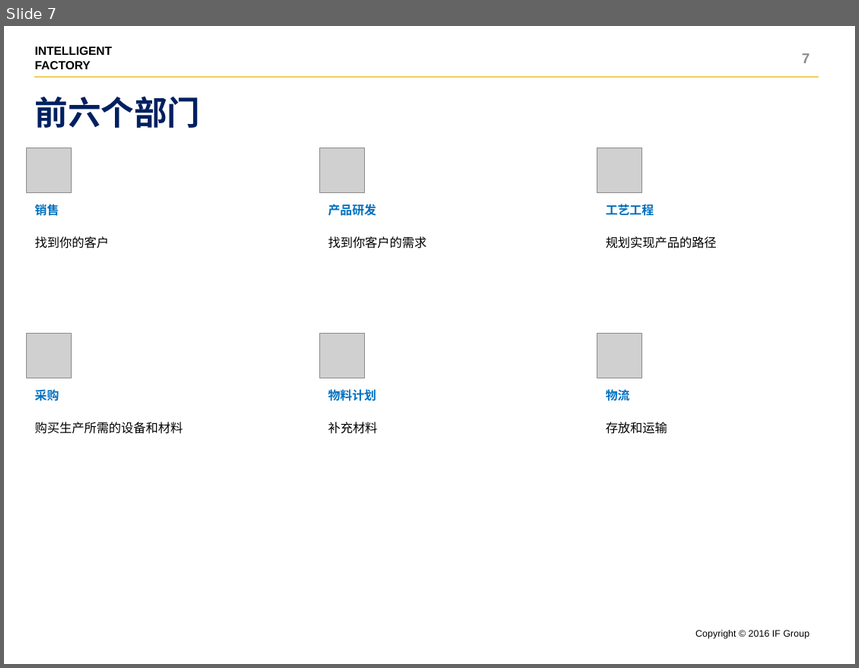
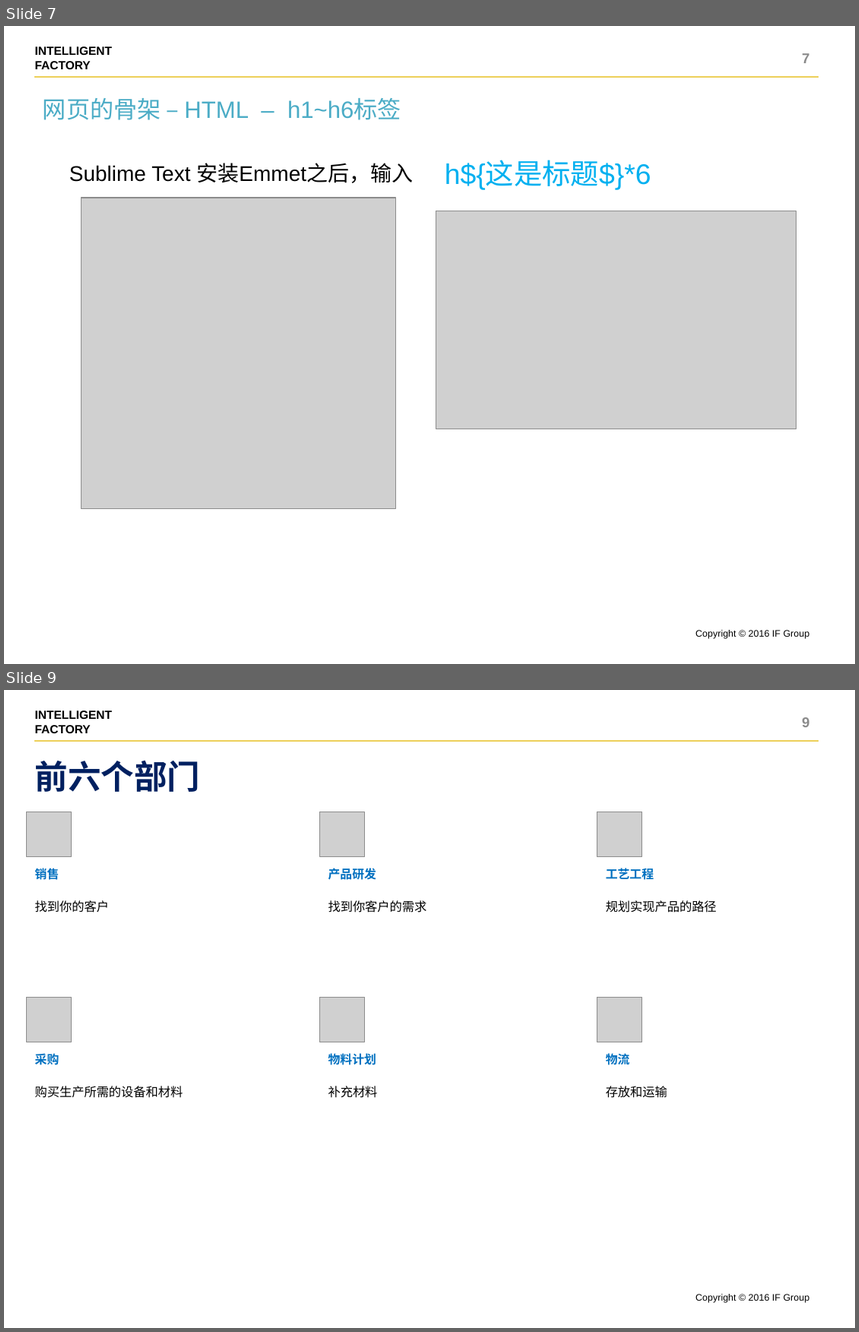
Before and after one commit to shentianyi/CompanyCource, a slide deck: CodeMonkey/cs05 UI前端/UI设计.pptx. Shown one above the other, each under a label of ours: slide 7 before the commit, slides 7 and 9 after it; the slides between them are not shown. The pictures are 859x668 and 859x1332 pixels, drawn with LibreOffice and Linux fonts; fonts in the diff are those of the drawing; grey boxes stand for pictures. Boxes give left, top, right and bottom in pixels: in the first picture for what was removed or moved away, otherwise in the second. Text is boxed around its words. In the diff, an @@ line names an element or a change of style, - is before the commit and + after.

```diff
--- a/CodeMonkey/cs05 UI前端/UI设计.pptx
+++ b/CodeMonkey/cs05 UI前端/UI设计.pptx
@@ slide 7 added at [4, 26, 855, 664], background #FFFFFF; not listed: 3 template elements that a slide beside it also shows @@
@@ page number added at [802, 53, 810, 63], 12 pt, text #8C8C8C, bold @@
+7
@@ text added at [43, 98, 401, 120], 20 pt, text #4BACC6 @@
+网页的骨架 – HTML – h1~h6标签
@@ text added at [445, 161, 652, 189], 24 pt, text #00B0F0 @@
+h${这是标题$}*6
@@ text added at [69, 163, 413, 183], 18 pt, text #000000 @@
+Sublime Text 安装Emmet之后，输入
@@ picture added at [82, 198, 396, 509] @@
@@ picture added at [436, 211, 797, 430] @@
@@ what was slide 7 is now slide 9 @@
@@ page number at [802, 717, 810, 727]: text changed @@
-7
+9
```
Also in this commit, not shown: 1 slide changed, 1 other slide added.
